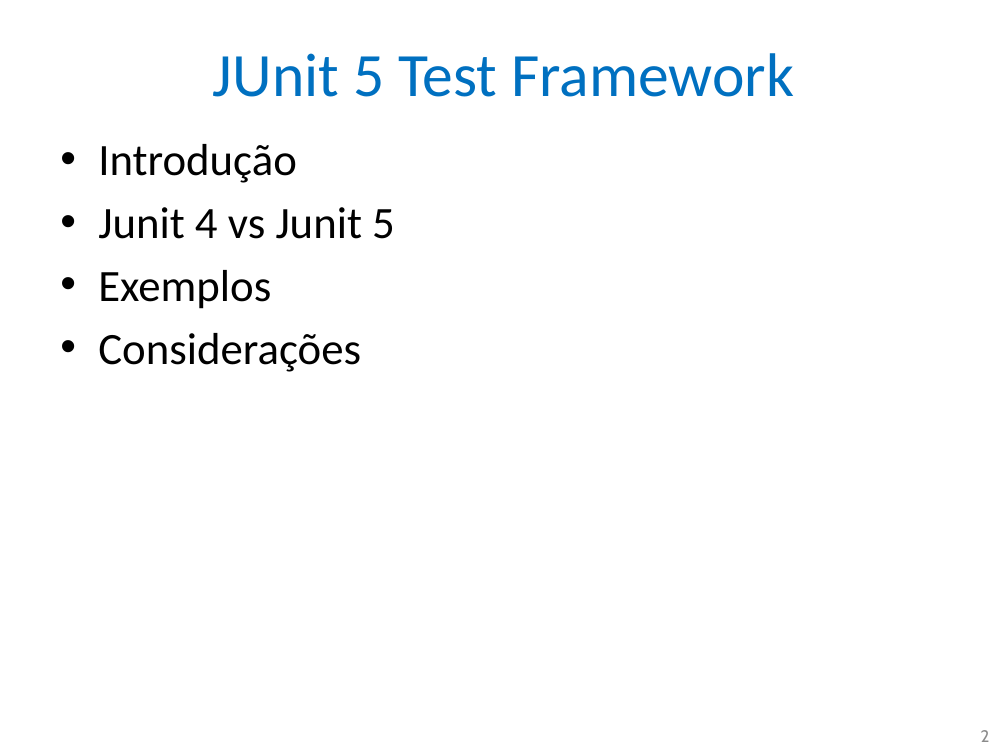
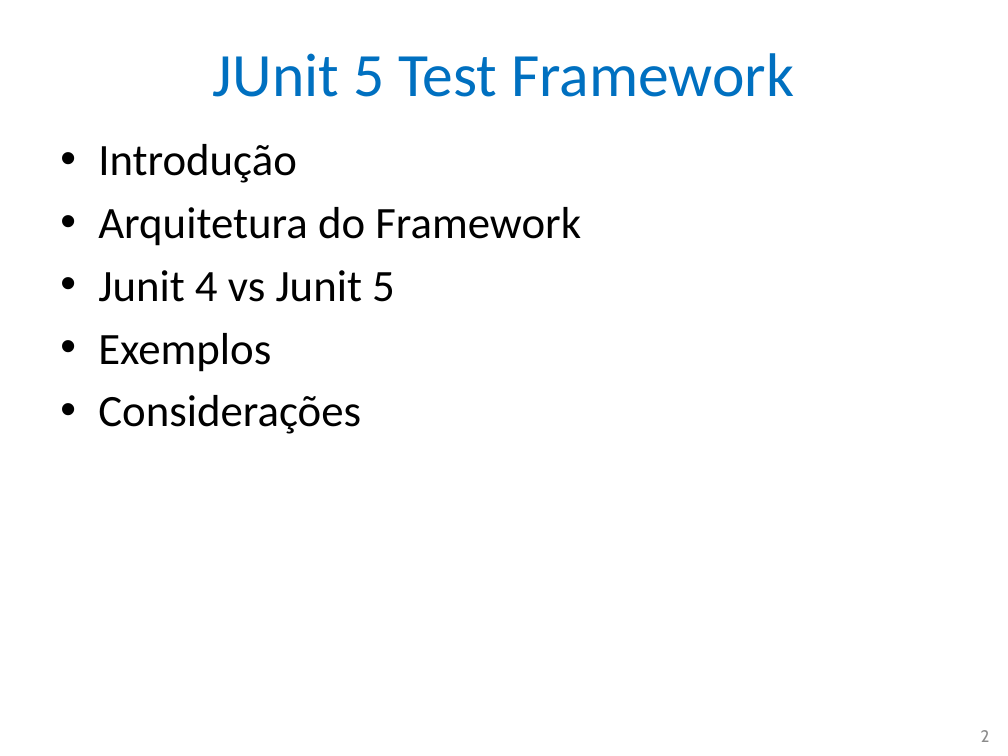
Before and after one commit to nascimentolwtn/INPE-CAP-385_DesenvolvimentoFrameworks, a slide deck: slide 2 of CAP385-00-Presentations/02-JUnit 5/02-JUnit 5.pptx. Drawn at 1008x756 pixels with LibreOffice and Linux fonts; fonts in the diff are those of the drawing. Boxes give left, top, right and bottom in pixels: in the first picture for what was removed or moved away, otherwise in the second. Text is boxed around its words. In the diff, an @@ line names an element or a change of style, - is before the commit and + after.

Commit message:
Atualização da imagem da arquitetura JUnit5

```diff
--- a/CAP385-00-Presentations/02-JUnit 5/02-JUnit 5.pptx
+++ b/CAP385-00-Presentations/02-JUnit 5/02-JUnit 5.pptx
@@ text at (x1=98, y1=207, x2=581, y2=246): paragraph added @@
+• Arquitetura do Framework
```
Also in this commit, not shown: 2 slides added, 1 slide removed.
